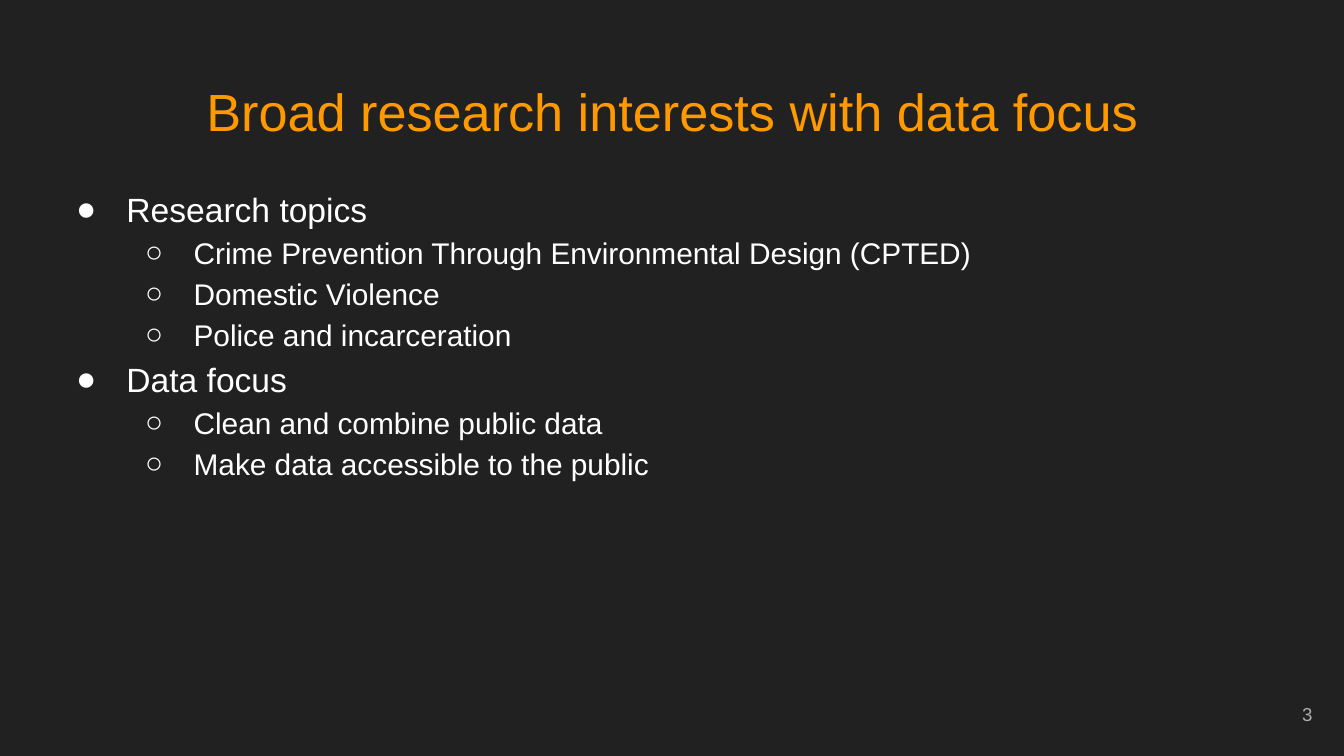
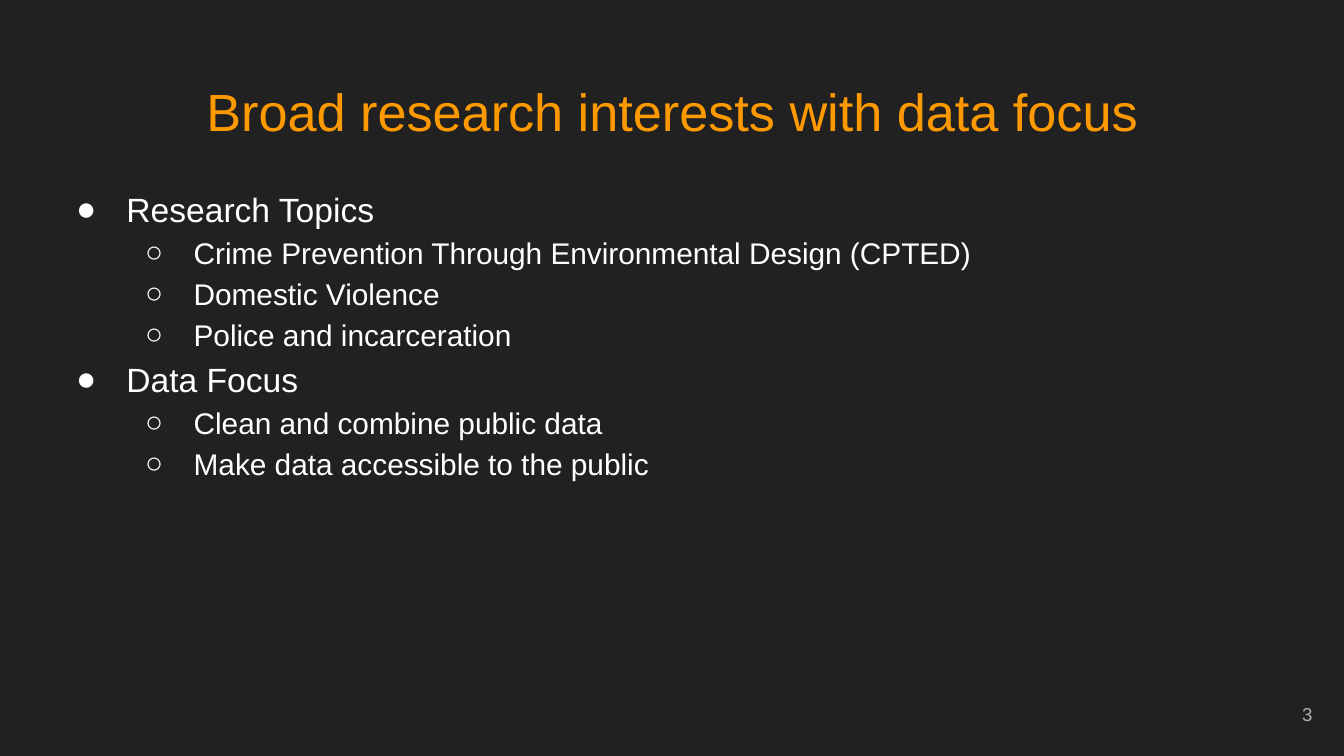
Before and after one commit to jacobkap/crimedatatool, a slide deck: slide 3 of kaplan_job_talk.pptx. Drawn at 1344x756 pixels with LibreOffice and Linux fonts; fonts in the diff are those of the drawing. Boxes give left, top, right and bottom in pixels: in the first picture for what was removed or moved away, otherwise in the second. Text is boxed around its words. In the diff, an @@ line names an element or a change of style, - is before the commit and + after.

```diff
--- a/kaplan_job_talk.pptx
+++ b/kaplan_job_talk.pptx
@@ text at (126,197,374,228): text changed @@
-● Research topics
+● Research Topics
@@ text at (126,369,298,393): text changed @@
-● Data focus
+● Data Focus
```
Also in this commit, not shown: 4 other slides changed.
